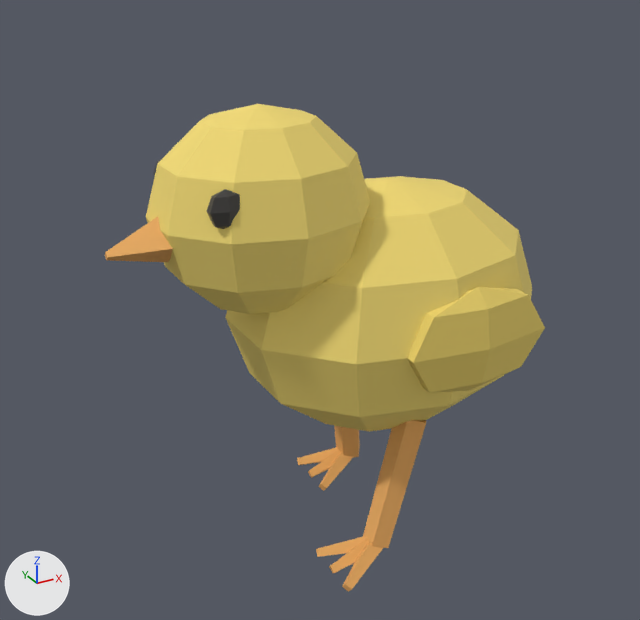
Two versions of the glTF model deliverables/marked-models-trial/chick.glb, one commit apart.
Rendered twice from a 50 mm lens placed at (-0.1156, -0.1847, 0.16), pointed at (-0.0133, 0.0012, 0.067). The lights are fixed; the arrows at lower left show +X, +Y and +Z. The first picture is the older version. Where no turn or scale is listed for an object, it has been applied to the vertices. Vertices at exactly the same position are counted once.

The first picture shows 'Beak', 'Fluff', 'Head', 'Leg_L', 'body_downShade', 'footL_beak', 'footR_beak', 'head_eye.004' and 1 more.
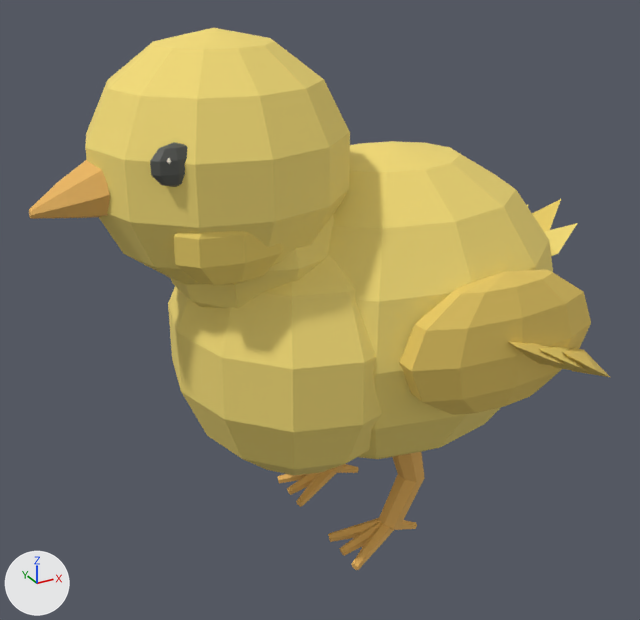
What differs and where, as boxes [x1, y1, x2, y2] in the pictures (640 x 620 px):
'body_down', added (yellow)
    after: [168, 141, 553, 476]
'Head', reshaped, moved (18% wider, 22% taller)
    before: [146, 104, 370, 314]
    after: [85, 28, 350, 284]
'Fluff', deleted (yellow)
    before: [225, 176, 532, 432]
'wingL_wing', added (yellow)
    after: [399, 269, 610, 415]
'body_downShade', deleted (yellow)
    before: [407, 287, 545, 393]
'Beak', reshaped (17% wider, 33% taller)
    before: [105, 217, 174, 262]
    after: [29, 159, 110, 219]
'head_downShade', added (yellow)
    after: [174, 231, 283, 285]
'Leg_L', reshaped
    before: [363, 420, 426, 548]
    after: [379, 452, 425, 529]
'Neck', added (yellow)
    after: [171, 215, 334, 308]
'footL_yellow', added (orange)
    after: [328, 518, 417, 570]
'footL_beak', deleted (orange)
    before: [316, 536, 384, 592]
'head_eye.003', added
    after: [150, 142, 188, 187]
'footR_yellow', added (orange)
    after: [277, 464, 359, 507]
'footR_beak', deleted (orange)
    before: [297, 447, 353, 491]
'head_eye.004', deleted
    before: [153, 159, 240, 229]
'tail_down', added (yellow)
    after: [527, 205, 577, 256]
'Wing_Feather_L1', added (yellow)
    after: [539, 347, 584, 370]
'Tail_Feather_1', added (yellow)
    after: [532, 199, 561, 232]

Patch to the scene script:
```diff
--- a/deliverables/marked-models-trial/chick.glb.py
+++ b/deliverables/marked-models-trial/chick.glb.py
@@ me_leg_l_mesh_001 @@
-me_leg_l_mesh_001.from_pydata(...)  # 10 vertices, 16 faces; spans x -0.0111..0.0082, y -0.0248..-0.0137, z 0.0047..0.0414
-me_leg_l_mesh_001.materials.append(mat_beak)  # orange #eaac60
+me_leg_l_mesh_001.from_pydata(...)  # 21 vertices, 38 faces; spans x -0.0036..0.0098, y -0.0207..-0.0113, z 0.0046..0.0372
+# me_leg_l_mesh_001 part 1: the whole mesh is rebuilt
+me_leg_l_mesh_001.materials.append(mat_yellow)  # orange #eab660
@@ me_beak_mesh @@
-me_beak_mesh.from_pydata(...)  # 8 vertices, 12 faces; spans x -0.068..-0.054, y -0.008..0.008, z 0.088..0.1
-me_beak_mesh.materials.append(mat_beak)  # orange #eaac60
+me_beak_mesh.from_pydata(...)  # 24 vertices, 44 faces; spans x -0.083..-0.068, y -0.008..0.008, z 0.101..0.115
+# me_beak_mesh part 2: the whole mesh is rebuilt
+me_beak_mesh.materials.append(mat_yellow)  # orange #eab660
@@ me_sphere_007 @@
-me_sphere_007.from_pydata(...)  # 52 vertices, 100 faces; spans x -0.026..0.026, y -0.024..0.024, z -0.025..0.025
+me_sphere_007.from_pydata(...)  # 74 vertices, 144 faces; spans x -0.03..0.03, y -0.028..0.028, z -0.029..0.029
+# me_sphere_007 part 3: 52 vertices removed from x -0.026..0.026, y -0.024..0.024, z -0.025..0.025; 74 vertices added at x -0.03..0.03, y -0.028..0.028, z -0.029..0.029, forming a UV sphere (12 segments, 7 rings, poles along z)
 me_sphere_007.materials.append(mat_down)
@@ me_wing_feather_l1_mesh @@
+me_wing_feather_l1_mesh.from_pydata([(0.018, -0.0483, 0.069), (0.0284, -0.0496, 0.063), (0.044, -0.043, 0.054), (0.0284, -0.0376, 0.063), (0.018, -0.0397, 0.069), (0.0299, -0.0436, 0.0656), (0.0269, -0.0436, 0.0604)], [], [(0, 1, 5), (1, 2, 5), (2, 3, 5), (3, 4, 5), (4, 0, 5), (1, 0, 6), (2, 1, 6), (3, 2, 6), (4, 3, 6), (0, 4, 6)])
+me_wing_feather_l1_mesh.materials.append(mat_downshade)  # yellow #eace66
@@ me_tail_feather_1_mesh_001 @@
+me_tail_feather_1_mesh_001.from_pydata([(0.046, -0.0058, 0.072), (0.054, -0.008, 0.0776), (0.066, 0.0, 0.086), (0.054, 0.008, 0.0776), (0.046, 0.0058, 0.072), (0.0517, 0.0, 0.0809), (0.0563, 0.0, 0.0743)], [], [(0, 1, 5), (1, 2, 5), (2, 3, 5), (3, 4, 5), (4, 0, 5), (1, 0, 6), (2, 1, 6), (3, 2, 6), (4, 3, 6), (0, 4, 6)])
+me_tail_feather_1_mesh_001.materials.append(mat_downshade)  # yellow #eace66
@@ ob_body_downshade @@
-ob_body_downshade = bpy.data.objects.new('body_downShade', me_sphere_009)
@@ ob_fluff @@
-ob_fluff = bpy.data.objects.new('Fluff', me_sphere_006)
@@ ob_footl_beak @@
-ob_footl_beak = bpy.data.objects.new('footL_beak', me_toe_l_1_mesh)
@@ ob_footr_beak @@
-ob_footr_beak = bpy.data.objects.new('footR_beak', me_toe_r_1_mesh)
@@ ob_head_1 @@
 ob_head_1 = bpy.data.objects.new('Head', me_sphere_007)
-ob_head_1.location = (-0.03, 0.0, 0.097)
+ob_head_1.location = (-0.04, 0.0, 0.11)
@@ ob_head_eye_004 @@
-ob_head_eye_004 = bpy.data.objects.new('head_eye.004', me_sphere_008)
@@ ob_wingl_wing @@
+ob_wingl_wing = bpy.data.objects.new('wingL_wing', me_sphere_037)  # 66 vertices, 120 faces; spans x -0.027..0.034, y -0.0116..0.008, z -0.018..0.018; in mat_wing (yellow #e7c863)
+ob_wingl_wing.location = (0.014, -0.038, 0.068)
@@ ob_wing_feather_l1 @@
+ob_wing_feather_l1 = bpy.data.objects.new('Wing_Feather_L1', me_wing_feather_l1_mesh)
+ob_wing_feather_l1.location = (0.0, 0.0, 0.0)
@@ ob_tail_feather_1 @@
+ob_tail_feather_1 = bpy.data.objects.new('Tail_Feather_1', me_tail_feather_1_mesh_001)
+ob_tail_feather_1.location = (0.0, 0.0, 0.0)
@@ ob_tail_down @@
+ob_tail_down = bpy.data.objects.new('tail_down', me_tail_feather_0_mesh_001)  # 14 vertices, 20 faces; spans x 0.046..0.063, y -0.0146..0.0146, z 0.072..0.082; in mat_down (yellow #f4dc76)
+ob_tail_down.location = (0.0, 0.0, 0.0)
@@ ob_neck_1 @@
+ob_neck_1 = bpy.data.objects.new('Neck', me_sphere_029)  # a UV sphere (10 segments, 6 rings, poles along z) spanning x -0.022..0.022, y -0.023..0.023, z -0.02..0.02; in mat_down (yellow #f4dc76)
+ob_neck_1.location = (-0.032, 0.0, 0.09)
@@ ob_head_eye_003 @@
+ob_head_eye_003 = bpy.data.objects.new('head_eye.003', me_sphere_031)  # 68 vertices, 128 faces; spans x -0.005..0.005, y -0.0019..0.0439, z -0.0045..0.0045; in mat_eye_003 (dark grey #585a55)
+ob_head_eye_003.location = (-0.058, -0.021, 0.116)
@@ ob_head_downshade @@
+ob_head_downshade = bpy.data.objects.new('head_downShade', me_sphere_033)  # a UV sphere (8 segments, 5 rings, poles along z) spanning x -0.013..0.013, y -0.006..0.006, z -0.01..0.01; a UV sphere (8 segments, 5 rings, poles along z) spanning x -0.013..0.013, y 0.034..0.046, z -0.01..0.01; in mat_downshade (yellow #eace66)
+ob_head_downshade.location = (-0.046, -0.02, 0.098)
@@ ob_footr_yellow @@
+ob_footr_yellow = bpy.data.objects.new('footR_yellow', me_toe_r_1_mesh_001)  # 45 vertices, 80 faces; spans x -0.0166..0.0084, y 0.0081..0.0239, z 0.0008..0.0083; in mat_yellow (orange #eab660)
+ob_footr_yellow.location = (0.0, 0.0, 0.0)
@@ ob_footl_yellow @@
+ob_footl_yellow = bpy.data.objects.new('footL_yellow', me_toe_l_1_mesh_001)  # 45 vertices, 80 faces; spans x -0.0166..0.0084, y -0.0239..-0.0081, z 0.0008..0.0083; in mat_yellow (orange #eab660)
+ob_footl_yellow.location = (0.0, 0.0, 0.0)
@@ ob_body_down @@
+ob_body_down = bpy.data.objects.new('body_down', me_sphere_027)  # a UV sphere (12 segments, 8 rings, poles along z) spanning x -0.049..0.049, y -0.04..0.04, z -0.043..0.043; a UV sphere (12 segments, 7 rings, poles along z) spanning x -0.059..0.003, y -0.035..0.035, z -0.04..0.032; in mat_down (yellow #f4dc76)
+ob_body_down.location = (0.006, 0.0, 0.066)
```
